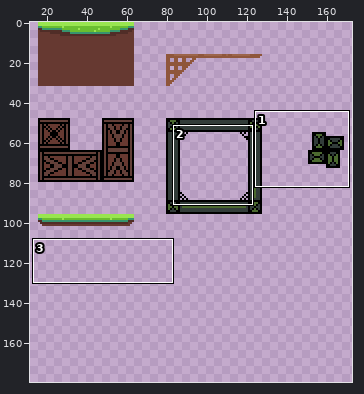
Pixel-art file, stored at stick_man_adventure/assets/images/sprites/Layers.ase. Above, an overview of the earlier version with the close-up marked.
Close-up. The starting point:
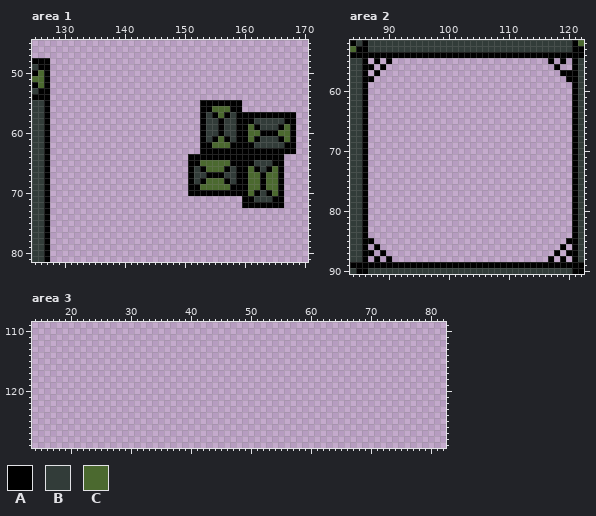
320x320 pixels, 1 frame. Shown: area 1: x 125..170, y 45..81; area 2: x 84..122, y 52..90; area 3: x 14..82, y 109..129. The wide view leaves out empty margins. The commit also changed other parts of the picture, which this record leaves out.
Palette (. is transparent): A #000000  B #323c39  C #4b692f
Pixels before, area 1, first column x 125:
48 AAA.........................................
49 BAA.........................................
50 ACA.........................................
51 CCA.........................................
52 ACA.........................................
53 BAA.........................................
54 AAA.........................................
55 BBA.........................AAAAAAA.........
56 BBA.........................AACCCAA.........
57 BBA.........................ABACABAAAAAAAAAA
58 BBA.........................ABBABBAAABBBBBAA
59 BBA.........................ABBABBAACABBBACA
60 BBA.........................ABBABBAACCAAACCA
61 BBA.........................ABACABAACABBBACA
62 BBA.........................AACCCAAAABBBBBAA
63 BBA.........................AAAAAAAAAAAAAAAA
64 BBA.......................AAAAAAAAAAAAAAAA..
65 BBA.......................AACCCCCAAAABBBAA..
66 BBA.......................ABACCCABAACABACA..
67 BBA.......................ABBAAABBAACCACCA..
68 BBA.......................ABACCCABAACCACCA..
69 BBA.......................AACCCCCAAACCACCA..
70 BBA.......................AAAAAAAAAACABACA..
71 BBA................................AABBBAA..
72 BBA................................AAAAAAA..
73 BBA.........................................
74 BBA.........................................
75 BBA.........................................
76 BBA.........................................
77 BBA.........................................
78 BBA.........................................
79 BBA.........................................
80 BBA.........................................
81 BBA.........................................
Pixels before, area 2, first column x 84:
52 ABABBBBBBBBBBBBBBBBBBBBBBBBBBBBBBBBBBAC
53 CAABBBBBBBBBBBBBBBBBBBBBBBBBBBBBBBBBBAA
54 AAAAAAAAAAAAAAAAAAAAAAAAAAAAAAAAAAAAAAA
55 BBA.A.A..........................A.A.AB
56 BBAA.A............................A..AB
57 BBA.A..............................AAAB
58 BBAA................................AAB
59 BBA..................................AB
60 BBA..................................AB
61 BBA..................................AB
62 BBA..................................AB
63 BBA..................................AB
64 BBA..................................AB
65 BBA..................................AB
66 BBA..................................AB
67 BBA..................................AB
68 BBA..................................AB
69 BBA..................................AB
70 BBA..................................AB
71 BBA..................................AB
72 BBA..................................AB
73 BBA..................................AB
74 BBA..................................AB
75 BBA..................................AB
76 BBA..................................AB
77 BBA..................................AB
78 BBA..................................AB
79 BBA..................................AB
80 BBA..................................AB
81 BBA..................................AB
82 BBA..................................AB
83 BBA..................................AB
84 BBA..................................AB
85 BBAA................................AAB
86 BBA.A..............................A.AB
87 BBAA.A............................A.AAB
88 BBA.A.A..........................A.A.AB
89 AAAAAAAAAAAAAAAAAAAAAAAAAAAAAAAAAAAAAAA
90 BAABBBBBBBBBBBBBBBBBBBBBBBBBBBBBBBBBBAA
Once edited:
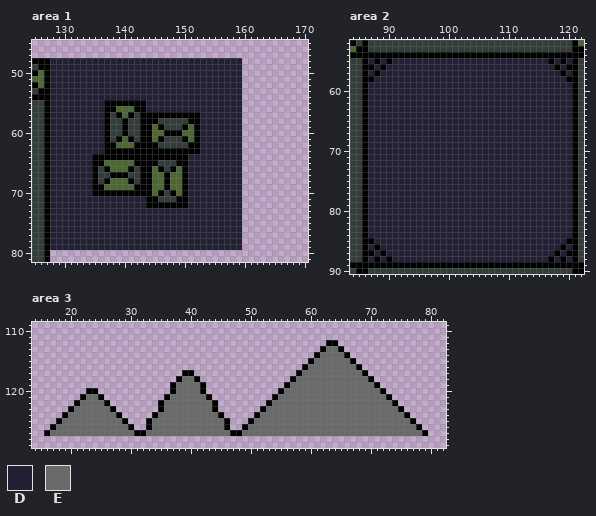
Colours new in this view: D #222034  E #696a6a
Changes in this commit:
Area 1:
y 48..54: x 128..159 ................................ -> DDDDDDDDDDDDDDDDDDDDDDDDDDDDDDDD
y 55: x 128..159 .........................AAAAAAA -> DDDDDDDDDAAAAAAADDDDDDDDDDDDDDDD
y 56: x 128..159 .........................AACCCAA -> DDDDDDDDDAACCCAADDDDDDDDDDDDDDDD
y 57: x 128..168 .........................ABACABAAAAAAAAAA -> DDDDDDDDDABACABAAAAAAAAAADDDDDDD.........
y 58: x 128..168 .........................ABBABBAAABBBBBAA -> DDDDDDDDDABBABBAAABBBBBAADDDDDDD.........
y 59: x 128..168 .........................ABBABBAACABBBACA -> DDDDDDDDDABBABBAACABBBACADDDDDDD.........
y 60: x 128..168 .........................ABBABBAACCAAACCA -> DDDDDDDDDABBABBAACCAAACCADDDDDDD.........
y 61: x 128..168 .........................ABACABAACABBBACA -> DDDDDDDDDABACABAACABBBACADDDDDDD.........
y 62: x 128..168 .........................AACCCAAAABBBBBAA -> DDDDDDDDDAACCCAAAABBBBBAADDDDDDD.........
y 63: x 128..168 .........................AAAAAAAAAAAAAAAA -> DDDDDDDDDAAAAAAAAAAAAAAAADDDDDDD.........
y 64: x 128..166 .......................AAAAAAAAAAAAAAAA -> DDDDDDDAAAAAAAAAAAAAAAADDDDDDDDD.......
y 65: x 128..166 .......................AACCCCCAAAABBBAA -> DDDDDDDAACCCCCAAAABBBAADDDDDDDDD.......
y 66: x 128..166 .......................ABACCCABAACABACA -> DDDDDDDABACCCABAACABACADDDDDDDDD.......
y 67: x 128..166 .......................ABBAAABBAACCACCA -> DDDDDDDABBAAABBAACCACCADDDDDDDDD.......
y 68: x 128..166 .......................ABACCCABAACCACCA -> DDDDDDDABACCCABAACCACCADDDDDDDDD.......
y 69: x 128..166 .......................AACCCCCAAACCACCA -> DDDDDDDAACCCCCAAACCACCADDDDDDDDD.......
y 70: x 128..166 .......................AAAAAAAAAACABACA -> DDDDDDDAAAAAAAAAACABACADDDDDDDDD.......
y 71: x 128..166 ................................AABBBAA -> DDDDDDDDDDDDDDDDAABBBAADDDDDDDDD.......
y 72: x 128..166 ................................AAAAAAA -> DDDDDDDDDDDDDDDDAAAAAAADDDDDDDDD.......
y 73..79: x 128..159 ................................ -> DDDDDDDDDDDDDDDDDDDDDDDDDDDDDDDD
Area 2:
y 55: x 87 . -> D; x 89 . -> D; x 91..116 .......................... -> DDDDDDDDDDDDDDDDDDDDDDDDDD; x 118 . -> D; x 120 . -> D
y 56: x 88 . -> D; x 90..117 ............................ -> DDDDDDDDDDDDDDDDDDDDDDDDDDDD; x 119..120 .. -> DA
y 57: x 87 . -> D; x 89..118 .............................. -> DDDDDDDDDDDDDDDDDDDDDDDDDDDDDD; x 120 A -> D
y 58: x 88..119 ................................ -> DDDDDDDDDDDDDDDDDDDDDDDDDDDDDDDD
y 59..84: x 87..120 .................................. -> DDDDDDDDDDDDDDDDDDDDDDDDDDDDDDDDDD
y 85: x 88..119 ................................ -> DDDDDDDDDDDDDDDDDDDDDDDDDDDDDDDD
y 86: x 87 . -> D; x 89..118 .............................. -> DDDDDDDDDDDDDDDDDDDDDDDDDDDDDD; x 120 . -> D
y 87: x 88 . -> D; x 90..117 ............................ -> DDDDDDDDDDDDDDDDDDDDDDDDDDDD; x 119 . -> D
y 88: x 87 . -> D; x 89 . -> D; x 91..116 .......................... -> DDDDDDDDDDDDDDDDDDDDDDDDDD; x 118 . -> D; x 120 . -> D
Area 3:
y 112: x 63..64 .. -> AA
y 113: x 62..65 .... -> AEEA
y 114: x 61..66 ...... -> AEEEEA
y 115: x 60..67 ........ -> AEEEEEEA
y 116: x 59..68 .......... -> AEEEEEEEEA
y 117: x 39..40 .. -> AA; x 58..69 ............ -> AEEEEEEEEEEA
y 118: x 38..41 .... -> AEEA; x 57..70 .............. -> AEEEEEEEEEEEEA
y 119: x 37..42 ...... -> AEEEEA; x 56..71 ................ -> AEEEEEEEEEEEEEEA
y 120: x 23..24 .. -> AA; x 37..42 ...... -> AEEEEA; x 55..72 .................. -> AEEEEEEEEEEEEEEEEA
y 121: x 22..25 .... -> AEEA; x 36..43 ........ -> AEEEEEEA; x 54..73 .................... -> AEEEEEEEEEEEEEEEEEEA
y 122: x 21..26 ...... -> AEEEEA; x 35..44 .......... -> AEEEEEEEEA; x 53..74 ...................... -> AEEEEEEEEEEEEEEEEEEEEA
y 123: x 20..27 ........ -> AEEEEEEA; x 35..44 .......... -> AEEEEEEEEA; x 52..75 ........................ -> AEEEEEEEEEEEEEEEEEEEEEEA
y 124: x 19..28 .......... -> AEEEEEEEEA; x 34..45 ............ -> AEEEEEEEEEEA; x 51..76 .......................... -> AEEEEEEEEEEEEEEEEEEEEEEEEA
y 125: x 18..29 ............ -> AEEEEEEEEEEA; x 33..46 .............. -> AEEEEEEEEEEEEA; x 50..77 ............................ -> AEEEEEEEEEEEEEEEEEEEEEEEEEEA
y 126: x 17..30 .............. -> AEEEEEEEEEEEEA; x 33..46 .............. -> AEEEEEEEEEEEEA; x 49..78 .............................. -> AEEEEEEEEEEEEEEEEEEEEEEEEEEEEA
y 127: x 16..79 ................................................................ -> AEEEEEEEEEEEEEEAAEEEEEEEEEEEEEEAAEEEEEEEEEEEEEEEEEEEEEEEEEEEEEEA
